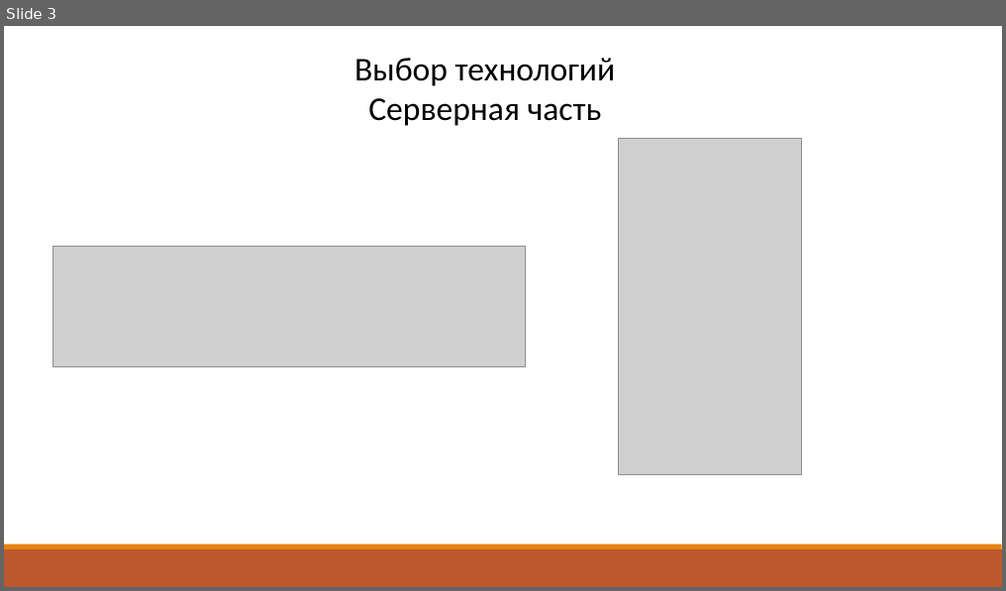
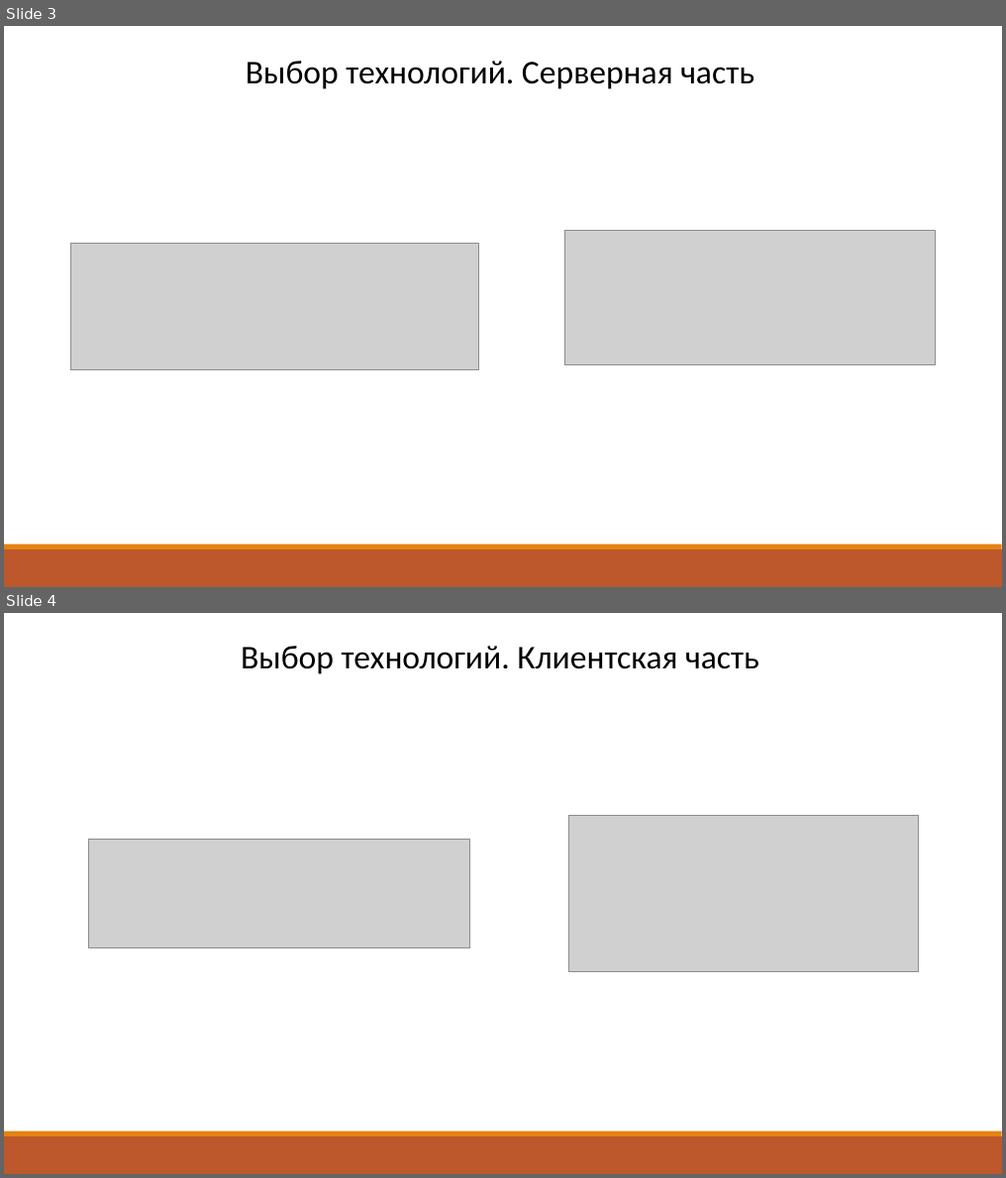
Before and after one commit to Artjxm/Uni-Dir-Across-PCs, a slide deck: 3rd-Grade/Sixth-Semester/Course-Project/docs/Московка_АА_Презентация.pptx. Shown one above the other, each under a label of ours: slide 3 before the commit, slides 3 and 4 after it. The pictures are 1006x591 and 1006x1178 pixels, drawn with LibreOffice and Linux fonts; fonts in the diff are those of the drawing; grey boxes stand for pictures. Boxes give left, top, right and bottom in pixels: in the first picture for what was removed or moved away, otherwise in the second. Text is boxed around its words. In the diff, an @@ line names an element or a change of style, - is before the commit and + after.

```diff
--- a/3rd-Grade/Sixth-Semester/Course-Project/docs/Московка_АА_Презентация.pptx
+++ b/3rd-Grade/Sixth-Semester/Course-Project/docs/Московка_АА_Презентация.pptx
@@ slide 4 added at [4,613,1002,1174], background #FFFFFF; not listed: 2 template elements that a slide beside it also shows @@
@@ text added at [241,646,759,674], 32 pt, text #000000 @@
+Выбор технологий. Клиентская часть
@@ picture added at [569,815,918,971] @@
@@ picture added at [88,839,469,949] @@
@@ slide 3 changed as well @@
@@ text at [246,61,754,89]: text changed @@
-Выбор технологий
-Серверная часть
+Выбор технологий. Серверная часть
@@ picture removed at [618,138,801,474] @@
@@ picture added at [564,230,936,366] @@
@@ picture: place and size @@
-picture at [54,246,525,368]
+picture at [70,243,478,371]
```
Also in this commit, not shown: 3 other slides changed, 6 other slides added, 8 slides removed, 4 other files.
